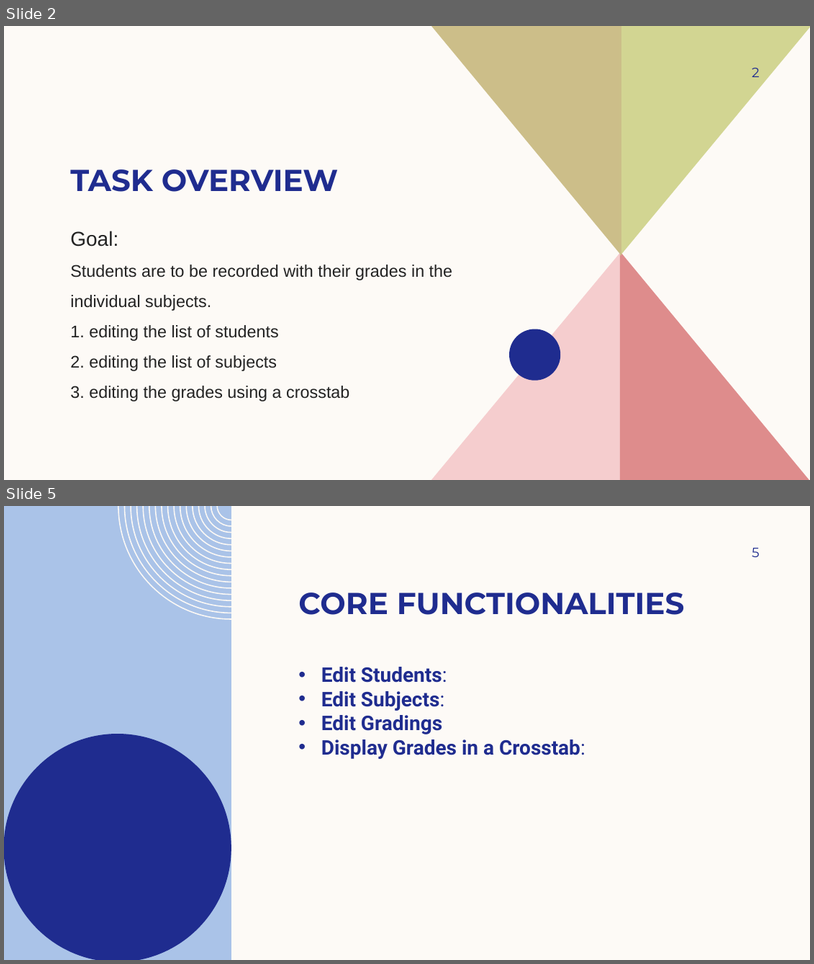
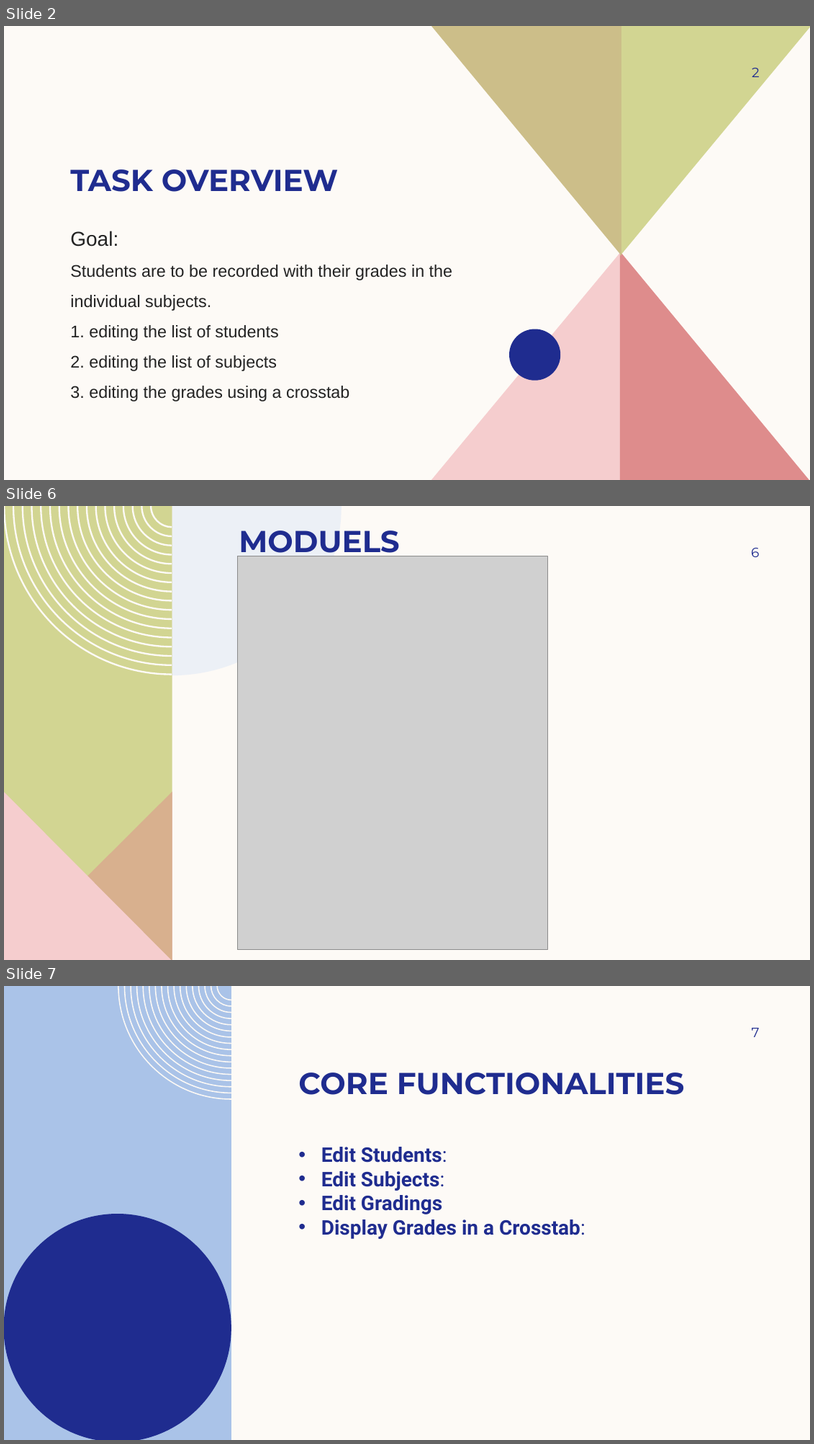
Before and after one commit to jubishkammily/GradePulseRepo, a slide deck: Docs/Grade Pulse.pptx. Shown one above the other, each under a label of ours: slides 2 and 5 before the commit, slides 2, 6 and 7 after it; the slides between them are not shown. The pictures are 814x964 and 814x1444 pixels, drawn with LibreOffice and Linux fonts; fonts in the diff are those of the drawing; grey boxes stand for pictures; background and template pictures are left out. Boxes give left, top, right and bottom in pixels: in the first picture for what was removed or moved away, otherwise in the second. Text is boxed around its words. In the diff, an @@ line names an element or a change of style, - is before the commit and + after.

```diff
--- a/Docs/Grade Pulse.pptx
+++ b/Docs/Grade Pulse.pptx
@@ slide 6 added at <box>4,506,810,960</box>, background #FDFAF6 @@
@@ freeform shape added at <box>4,506,172,960</box>, fill #D2D592 @@
@@ freeform shape added at <box>4,506,172,674</box>, fill #FDFAF6 @@
@@ freeform shape added at <box>172,506,342,675</box>, fill #DDE7F6 at 50% opacity @@
@@ title added at <box>239,530,399,556</box>, 36 pt, text #1F2C8F, bold @@
+MODUELS
@@ page number added at <box>751,548,759,557</box>, 16 pt, text #1F2C8F @@
+6
@@ picture added at <box>237,556,548,949</box> @@
@@ freeform shape added at <box>4,791,172,960</box>, fill #DE8C8C at 50% opacity @@
@@ freeform shape added at <box>4,791,172,960</box>, fill #F5CDCE @@
@@ what was slide 5 is now slide 7 @@
@@ page number at <box>752,1028,760,1037</box>: text changed @@
-5
+7
```
Also in this commit, not shown: 6 slides changed, 1 other slide added, 1 slide removed, 6 other files.
